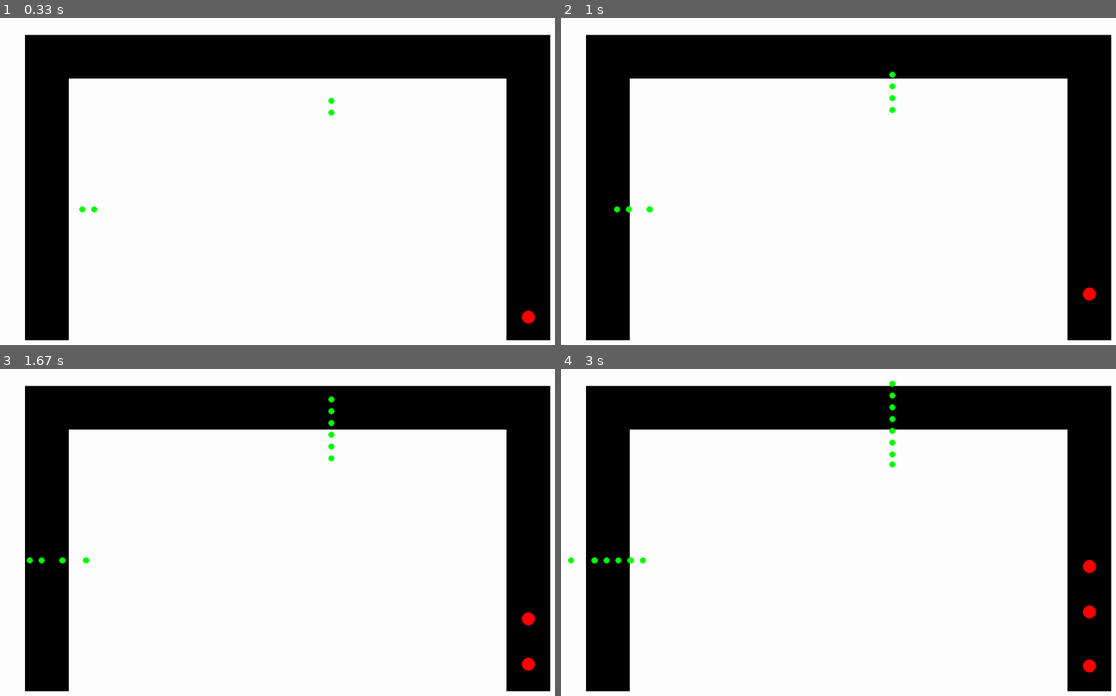
Above: before the commit, frames 1-4 (two rows, left to right).
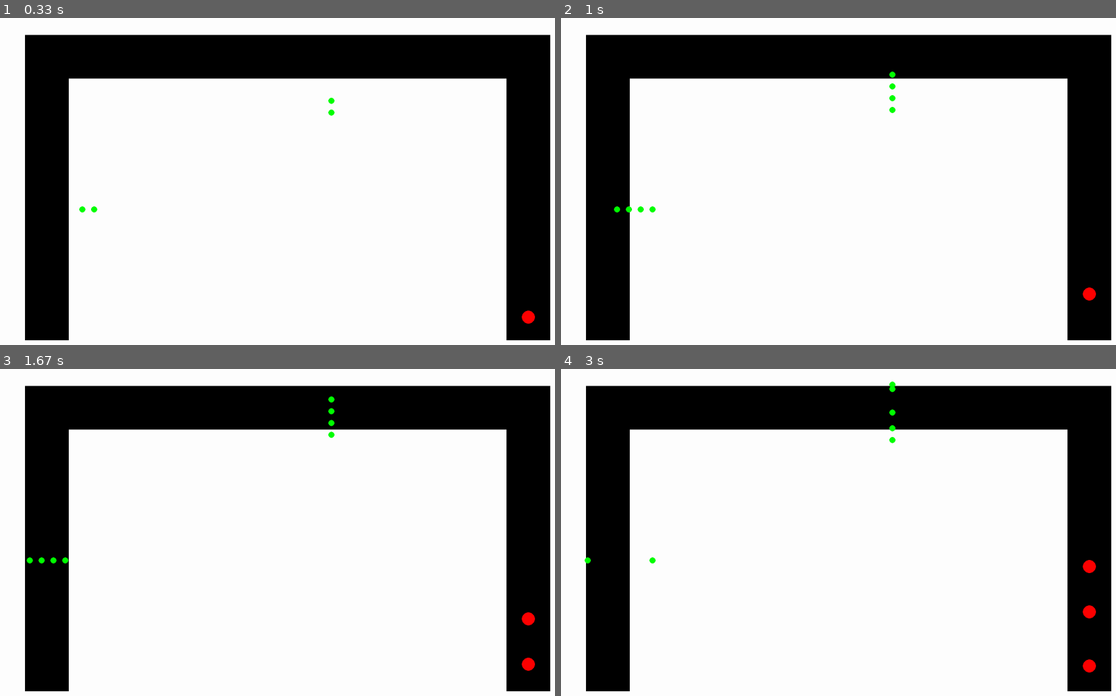
Above: after the commit, the same moments.

Repository: JCoder121/carsim
Game: pygame game, started from files/jeff_MASTER.py
Same seed, same stepped clock (60 frames per second), same inputs: the game is played once before the commit and once after it.
Inputs (mouse positions are in pixels of both pictures, inside the frame that each line leads up to):
- Up to frame 1 (0.33 s): no input
- Up to frame 2 (1 s): tap Enter at 0.33 s
- Up to frame 3 (1.67 s): no input
- Up to frame 4 (3 s): tap Space at 1.67, 2.07, 2.37, 2.9 s; click (827, 646) at 2.55 s

Frame 1 is identical in both runs. In frame 2, less than 0.1% of the frame differs, in the area x 13-18%, y 57-60%; in frame 3, 0.1%; in frame 4, 0.3%, in the area x 1-61%, y 3-60%.

Commit message:
Update jeff_MASTER.py

Diff:
--- a/files/jeff_MASTER.py
+++ b/files/jeff_MASTER.py
@@ -217,8 +217,8 @@
 
     car = make_car()
     car_list.append(car)
-    first_cross = make_person()
-    person_list.append(first_cross)
+    #first_cross = make_person()
+    #person_list.append(first_cross)
     my_seconds = 0
     start_seconds = 0
     start_seconds_bool = True
@@ -280,7 +280,7 @@
 
         #random pedestrian spawn TO EDIT
         person_time = int((pygame.time.get_ticks() / 1000))
-        time_mod = person_time % 10
+        time_mod = person_time % 5
         person_counter = 0
 
         person_spawn_bool = True
@@ -291,10 +291,11 @@
                 person_spawn_bool = False
                 break
 
-        if person_spawn_bool and person_counter < 10:
-            person = make_person()
-            person_list.append(person)
-            person_counter += 1
+        if person_spawn_bool and time_mod == 0:
+            for x in range(0,20):
+                person = make_person()
+                person_list.append(person)
+            #person_counter += 1
 
 
         random_ped = random.randint(1, RANDOMPARAM+100)
